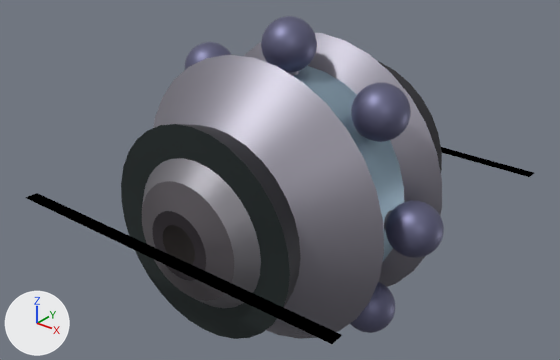
The Blender file Blends - Projectiles/Stellar Grenade/Stellar Grenade.blend, before and after one commit.
The view is the same before and after, from a 50 mm camera at (0.356, -0.456, 0.284) aimed at (-0.006, -0.003, 0.004). Lighting does not change. The marker at lower left points along +X, +Y and +Z.

The first picture shows 'Plane', 'Stellar Grenade.001', 'Stellar Grenade.002'.
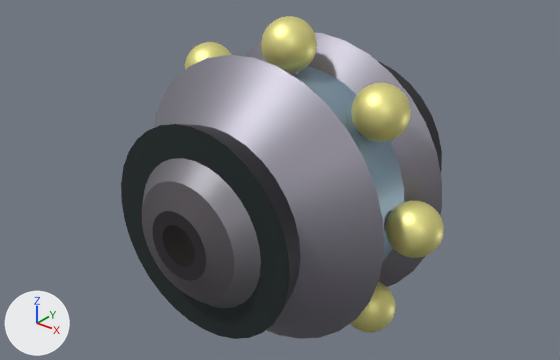
The change in detail:
Material 'Grenade.002' (mat_grenade_002) changes colour from blue #707090 to yellow #fbf49a; in linear values from (0.162, 0.162, 0.279) to (0.965, 0.905, 0.323).
Object 'Plane' (ob_plane) is deleted.

What differs and where, as boxes [x1, y1, x2, y2] in the pictures (560 x 360 px):
'Stellar Grenade.002', recoloured (blue to yellow): [185, 16, 444, 333] in both
'Plane', deleted: before [26, 147, 534, 344]
